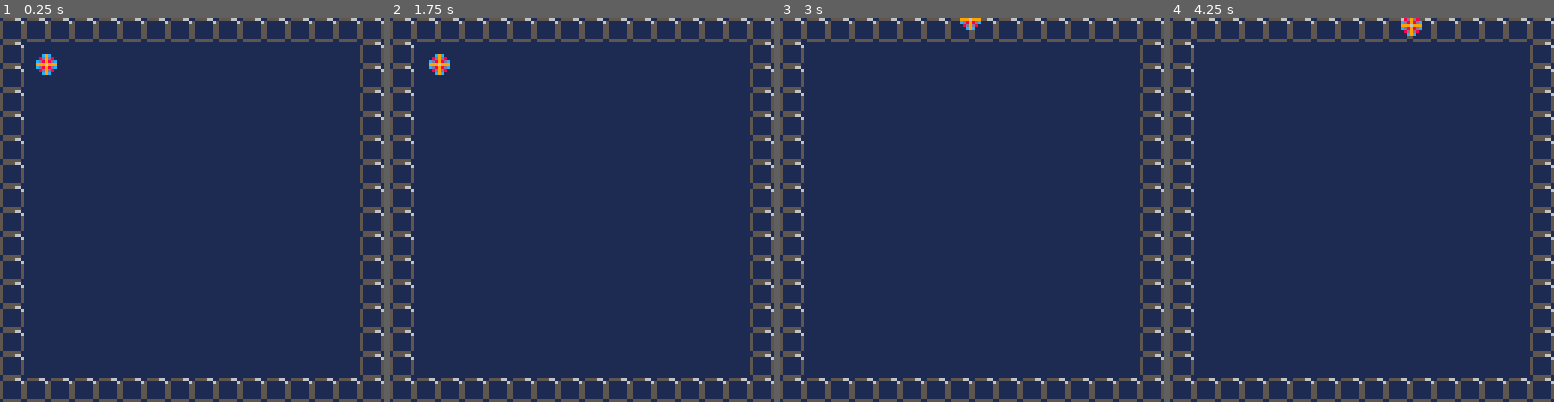
Above: before the commit, frames 1-4 (left to right).
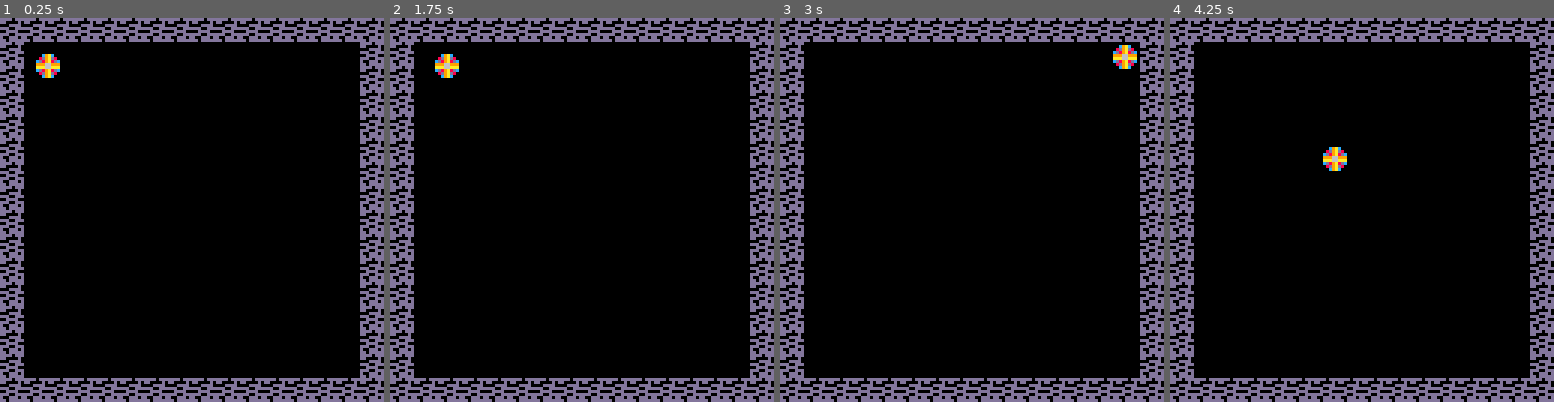
Above: after the commit, the same moments.

Repository: Nakeeb0/NAHL
Game: PICO-8 cartridge nahl.p8
The game is run twice, just before and just after one commit, with the same random seed, the same clock (stepped at 60 frames per second) and the same inputs.
Inputs:
- Up to frame 1 (0.25 s): no input
- Up to frame 2 (1.75 s): hold Right from 1.6 s (still down)
- Up to frame 3 (3 s): release Right at 2.1 s; hold Up 2.15-2.42 s; hold Right from 2.47 s (still down)
- Up to frame 4 (4.25 s): release Right at 3.03 s; hold Left 3.08-3.58 s; hold Down 3.63-3.97 s; hold Right from 4.02 s (still down)

The runs differ from the first frame. In frame 1, 100% of the frame differs, in the area x 0-100%, y 0-100%; in frame 2, 100%; in frame 3, 100%; in frame 4, 100%.

Commit message:
Added full collision for walls for both codes

Diff:
--- a/nahl.lua
+++ b/nahl.lua
@@ -1,10 +1,10 @@
 local vec2d = {
-	__type = "vec2d"
+	__type = "vec2d",
 }
 vec2d.__index = vec2d
 
 function vec2d.new(a, b)
-	return setmetatable({x = a, y = b}, vec2d)
+	return setmetatable({ x = a, y = b }, vec2d)
 end
 
 function vec2d:normalize()
@@ -16,17 +16,16 @@
 end
 
 function vec2d:magnitude()
-	return sqrt(self.x^2 + self.y^2)
+	return sqrt(self.x ^ 2 + self.y ^ 2)
 end
 
 function vec2d:dot(vb)
-	return self.x*vb.x + self.y*vb.y
+	return self.x * vb.x + self.y * vb.y
 end
-
 
 function vec2d.__add(va, vb)
 	--if typeof(b) == "table" and b.__type == "vec2d" then
-		return vec2d.new(va.x + vb.x, va.y + vb.y)
+	return vec2d.new(va.x + vb.x, va.y + vb.y)
 	--else
 	--	return
 	--end
@@ -48,13 +47,33 @@
 	return vec2d.new(-va.x, -va.y)
 end
 
+local player_position = vec2d.new(16, 16)
+local current_velocity = vec2d.new(0, 0)
+local acceleration = 0.3
+local max_speed = 200
+local friction_multiplier = 0.98
+local velocity_cutoff = 0.50
+local w = 4
+local h = 4
+local bounce = 0.3
 
-local player_position = vec2d.new(2, 2)
-local current_velocity = vec2d.new(0, 0)
-local acceleration = 0.014
-local max_speed = 100
-local friction_multiplier = 0.97
-local velocity_cutoff = 0.015
+function solid_tile(tx, ty)
+	return fget(mget(tx, ty), 7)
+end
+
+function solid_aabb(px, py)
+	local l = px - w
+	local r = px + w - 1
+	local t = py - h
+	local b = py + h - 1
+
+	local tx0 = flr(l / 8)
+	local tx1 = flr(r / 8)
+	local ty0 = flr(t / 8)
+	local ty1 = flr(b / 8)
+
+	return solid_tile(tx0, ty0) or solid_tile(tx1, ty0) or solid_tile(tx0, ty1) or solid_tile(tx1, ty1)
+end
 
 local function handle_movement_input()
 	local x = 0
@@ -79,12 +98,24 @@
 	if current_velocity:magnitude() >= max_speed then
 		current_velocity = current_velocity:normalize() * max_speed
 	end
-	current_velocity *= friction_multiplier
+
 	if input:magnitude() == 0 and current_velocity:magnitude() <= velocity_cutoff then
 		current_velocity = vec2d.new(0, 0)
 	end
 
-	player_position += current_velocity
+	if not solid_aabb(player_position.x + current_velocity.x, player_position.y) then
+		player_position.x += current_velocity.x
+	else
+		current_velocity.x *= -bounce
+	end
+
+	if not solid_aabb(player_position.x, player_position.y + current_velocity.y) then
+		player_position.y += current_velocity.y
+	else
+		current_velocity.y *= -bounce
+	end
+
+	current_velocity *= friction_multiplier
 end
 
 function _update()
@@ -94,10 +125,10 @@
 function _draw()
 	cls(1)
 
-	room_x=flr(player_position.x/16)
-	room_y=flr(player_position.y/16)
-	camera(room_x*128,room_y*128)
+	room_x = flr(player_position.x / 128)
+	room_y = flr(player_position.y / 128)
+	camera(room_x * 128, room_y * 128)
 
 	map()
-	spr(2, player_position.x * 8 - 4, player_position.y * 8 - 4)
+	spr(2, player_position.x - w, player_position.y - h)
 end
--- a/nahl.p8
+++ b/nahl.p8
@@ -1,7 +1,7 @@
 pico-8 cartridge // http://www.pico-8.com
 version 41
 __lua__
-#include nahl.lua
+#include update.lua
 
 
 
@@ -12,38 +12,19 @@
 
 
 
-…(22 lines of a section not shown)…
+__gff__
+0080000000000000000000000000000000000000000000000000000000000000000000000000000000000000000000000000000000000000000000000000000000000000000000000000000000000000000000000000000000000000000000000000000000000000000000000000000000000000000000000000000000000000
+0000000000000000000000000000000000000000000000000000000000000000000000000000000000000000000000000000000000000000000000000000000000000000000000000000000000000000000000000000000000000000000000000000000000000000000000000000000000000000000000000000000000000000
 __map__
 0101010101010101010101010101010100000000000000000000000000000000000000000000000000000000000000000000000000000000000000000000000000000000000000000000000000000000000000000000000000000000000000000000000000000000000000000000000000000000000000000000000000000000
 0100000000000000000000000000000100000000000000000000000000000000000000000000000000000000000000000000000000000000000000000000000000000000000000000000000000000000000000000000000000000000000000000000000000000000000000000000000000000000000000000000000000000000
-0100000000000000000000000000000100000000000000000000000000000000000000000000000000000000000000000000000000000000000000000000000000000000000000000000000000000000000000000000000000000000000000000000000000000000000000000000000000000000000000000000000000000000
-0100000000000000000000000000000100000000000000000000000000000000000000000000000000000000000000000000000000000000000000000000000000000000000000000000000000000000000000000000000000000000000000000000000000000000000000000000000000000000000000000000000000000000
-0100000000000000000000000000000100000000000000000000000000000000000000000000000000000000000000000000000000000000000000000000000000000000000000000000000000000000000000000000000000000000000000000000000000000000000000000000000000000000000000000000000000000000
-0100000000000000000000000000000100000000000000000000000000000000000000000000000000000000000000000000000000000000000000000000000000000000000000000000000000000000000000000000000000000000000000000000000000000000000000000000000000000000000000000000000000000000
-0100000000000000000000000000000100000000000000000000000000000000000000000000000000000000000000000000000000000000000000000000000000000000000000000000000000000000000000000000000000000000000000000000000000000000000000000000000000000000000000000000000000000000
-0100000000000000000000000000000100000000000000000000000000000000000000000000000000000000000000000000000000000000000000000000000000000000000000000000000000000000000000000000000000000000000000000000000000000000000000000000000000000000000000000000000000000000
-0100000000000000000000000000000100000000000000000000000000000000000000000000000000000000000000000000000000000000000000000000000000000000000000000000000000000000000000000000000000000000000000000000000000000000000000000000000000000000000000000000000000000000
+01000a0a0a000000000000000000000100000000000000000000000000000000000000000000000000000000000000000000000000000000000000000000000000000000000000000000000000000000000000000000000000000000000000000000000000000000000000000000000000000000000000000000000000000000
+01000a0a0a0a0000000000000000000100000000000000000000000000000000000000000000000000000000000000000000000000000000000000000000000000000000000000000000000000000000000000000000000000000000000000000000000000000000000000000000000000000000000000000000000000000000
+01000a0a000a0000000000000000000100000000000000000000000000000000000000000000000000000000000000000000000000000000000000000000000000000000000000000000000000000000000000000000000000000000000000000000000000000000000000000000000000000000000000000000000000000000
+01000a0a000a0000000000000000000100000000000000000000000000000000000000000000000000000000000000000000000000000000000000000000000000000000000000000000000000000000000000000000000000000000000000000000000000000000000000000000000000000000000000000000000000000000
+01000a0a0a0a0000000000000000000100000000000000000000000000000000000000000000000000000000000000000000000000000000000000000000000000000000000000000000000000000000000000000000000000000000000000000000000000000000000000000000000000000000000000000000000000000000
+01000a0a0a000000000000000000000100000000000000000000000000000000000000000000000000000000000000000000000000000000000000000000000000000000000000000000000000000000000000000000000000000000000000000000000000000000000000000000000000000000000000000000000000000000
+01000a0a00000000000000000000000100000000000000000000000000000000000000000000000000000000000000000000000000000000000000000000000000000000000000000000000000000000000000000000000000000000000000000000000000000000000000000000000000000000000000000000000000000000
 0100000000000000000000000000000100000000000000000000000000000000000000000000000000000000000000000000000000000000000000000000000000000000000000000000000000000000000000000000000000000000000000000000000000000000000000000000000000000000000000000000000000000000
 0100000000000000000000000000000100000000000000000000000000000000000000000000000000000000000000000000000000000000000000000000000000000000000000000000000000000000000000000000000000000000000000000000000000000000000000000000000000000000000000000000000000000000
 0100000000000000000000000000000100000000000000000000000000000000000000000000000000000000000000000000000000000000000000000000000000000000000000000000000000000000000000000000000000000000000000000000000000000000000000000000000000000000000000000000000000000000
--- a/update.lua
+++ b/update.lua
@@ -1,42 +1,86 @@
-dx = 0
-dy = 0
-x = 2
-y = 2
+actor = {}
+function make_actor(index, x, y)
+	a={
+		index = index,
+		x = x,
+		y = y,
+		dx = 0,
+		dy = 0,
+		frame = 0,
+		t = 0,
+		friction = 0.15,
+		bounce  = 0.3,
+		frames = 2,
+		w = 4,
+		h =4
+	}
+	add(actor,a)
+	return a
+end
+
+function _init()
+  player = make_actor(2, 16, 16)
+  player.friction = 0.92
+end
+
+function draw_actor(a)
+	local sx = a.x - a.w
+	local sy = a.y - a.h
+	spr(a.index , sx, sy)
+end
+
 function _draw()
-	cls(1)
+  cls()
+	room_x=flr(player.x/128)
+	room_y=flr(player.y/128)
+	camera(room_x*128,room_y*128)
+	map()
+	foreach(actor,draw_actor)
+end
 
-	camera(0, 0)
-	-- draw the whole map (128⁙32)
-	map()
-	-- draw the player
-	spr(
-		2, -- frame index
-		x * 8 - 4,
-		y * 8 - 4, -- x,y (pixels)
-		1,
-		1,
-		d == -1 -- w,h, flip
-	)
+function move_actor(actor)
+  if not solid_aabb(actor.x + actor.dx, actor.y, actor.w, actor.h) then
+    actor.x += actor.dx
+  else
+    actor.dx *= -actor.bounce
+  end
+
+  if not solid_aabb(actor.x, actor.y + actor.dy, actor.w, actor.h) then
+    actor.y += actor.dy
+  else
+    actor.dy *= -actor.bounce
+  end
+
+  actor.dx *= actor.friction
+  actor.dy *= actor.friction
 end
+
 function _update()
-  	ac=0.1 -- acceleration
+  local ac=0.4
+  if (btn(⬅️)) player.dx-=ac
+  if (btn(➡️)) player.dx+=ac
+  if (btn(⬆️)) player.dy-=ac
+  if (btn(⬇️)) player.dy+=ac
+  move_actor(player)
+end
 
-	if (btn(⬅️)) dx-= ac d=-1
-	if (btn(➡️)) dx+= ac d= 1
-	if (btn(⬆️)) dy-= ac
-	if (btn(⬇️)) dy+= ac
+function solid_tile(tx, ty)
+  return fget(mget(tx, ty), 7)
+end
 
-	-- move (add velocity)
-	x+=dx y+=dy
+function solid_aabb(px, py, w, h)
+  local l = px - w
+  local r = px + w - 1
+  local t = py - h
+  local b = py + h - 1
 
-	-- friction (lower for more)
-	dx *=.7
-	dy *=.7
+  local tx0 = flr(l/8)
+  local tx1 = flr(r/8)
+  local ty0 = flr(t/8)
+  local ty1 = flr(b/8)
 
-	-- advance animation according
-	-- to speed (or reset when
-	-- standing almost still)
-	spd=sqrt(dx*dx+dy*dy)
-	if (spd < 0.05) f=0
-
+  return solid_tile(tx0, ty0)
+      or solid_tile(tx1, ty0)
+      or solid_tile(tx0, ty1)
+      or solid_tile(tx1, ty1)
 end
Not shown, changed: 30 lines of the sprite sheet (__gfx__) section of nahl.p8
